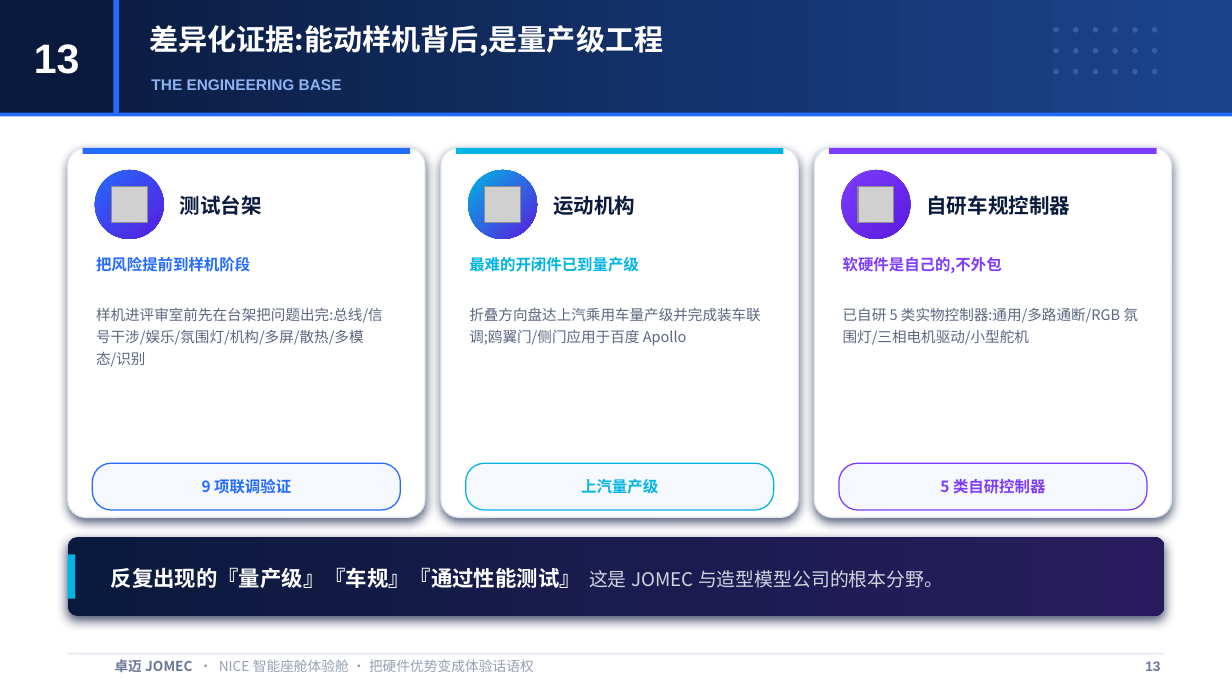
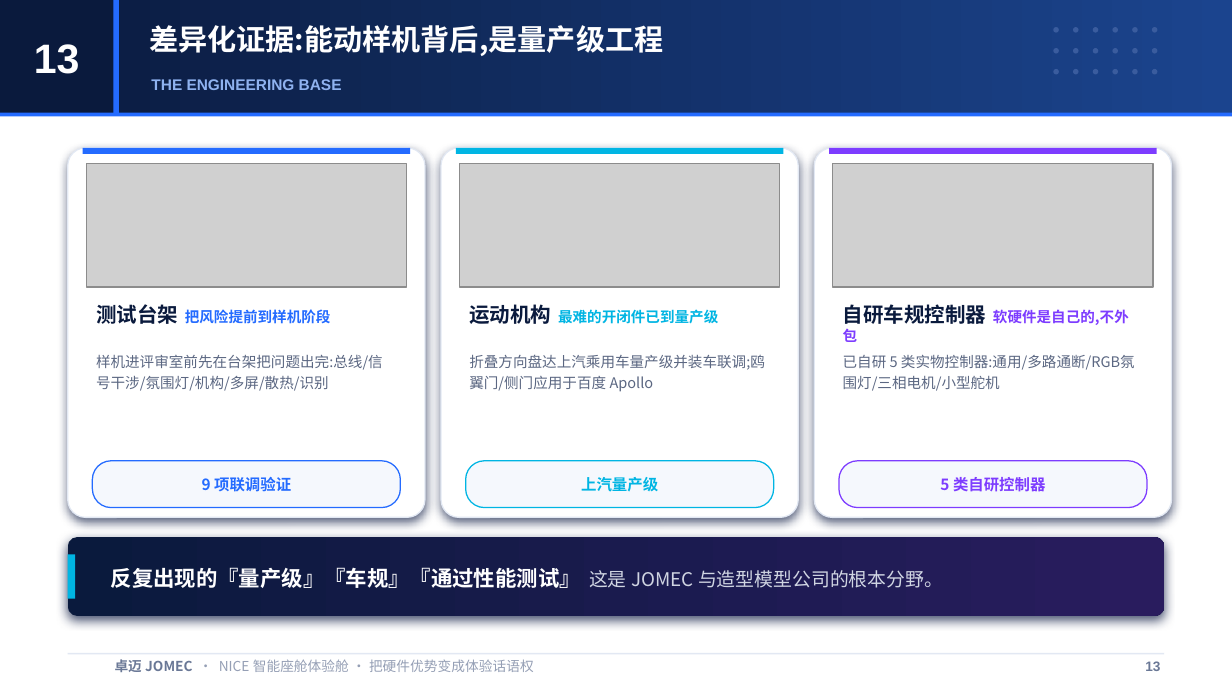
Before and after one commit to JOMECDESIGN/sales-proposal, a slide deck: slide 13 of NICE-智能座舱-售前方案-master-V2.pptx. Drawn at 1232x693 pixels with LibreOffice and Linux fonts; fonts in the diff are those of the drawing; grey boxes stand for pictures. Boxes give left, top, right and bottom in pixels: in the first picture for what was removed or moved away, otherwise in the second. Text is boxed around its words. In the diff, an @@ line names an element or a change of style, - is before the commit and + after.

```diff
--- a/NICE-智能座舱-售前方案-master-V2.pptx
+++ b/NICE-智能座舱-售前方案-master-V2.pptx
@@ picture added at bbox=[86, 164, 407, 287] @@
@@ ellipse removed at bbox=[95, 170, 164, 239] @@
@@ picture added at bbox=[460, 164, 780, 287] @@
@@ ellipse removed at bbox=[468, 170, 537, 239] @@
@@ picture added at bbox=[833, 164, 1153, 287] @@
@@ ellipse removed at bbox=[841, 170, 910, 239] @@
@@ picture removed at bbox=[111, 186, 147, 222] @@
@@ text removed at bbox=[180, 195, 262, 215] @@
-测试台架
@@ picture removed at bbox=[484, 186, 520, 222] @@
@@ text removed at bbox=[553, 195, 635, 215] @@
-运动机构
@@ picture removed at bbox=[857, 186, 893, 222] @@
@@ text removed at bbox=[926, 195, 1070, 215] @@
-自研车规控制器
@@ text at bbox=[96, 304, 331, 324]: text changed; size 9 to 8.5 pt @@
-把风险提前到样机阶段
+测试台架 把风险提前到样机阶段
@@ text at bbox=[469, 304, 718, 324]: text changed; size 9 to 8.5 pt @@
-最难的开闭件已到量产级
+运动机构 最难的开闭件已到量产级
@@ text at bbox=[843, 304, 1129, 342]: text changed; size 9 to 8.5 pt @@
-软硬件是自己的,不外包
+自研车规控制器 软硬件是自己的,不外包
@@ text at bbox=[96, 355, 383, 391]: text changed @@
-样机进评审室前先在台架把问题出完:总线/信号干涉/娱乐/氛围灯/机构/多屏/散热/多模态/识别
+样机进评审室前先在台架把问题出完:总线/信号干涉/氛围灯/机构/多屏/散热/识别
@@ text at bbox=[469, 354, 765, 392]: text changed @@
-折叠方向盘达上汽乘用车量产级并完成装车联调;鸥翼门/侧门应用于百度 Apollo
+折叠方向盘达上汽乘用车量产级并装车联调;鸥翼门/侧门应用于百度 Apollo
@@ text at bbox=[843, 355, 1135, 391]: text changed @@
-已自研 5 类实物控制器:通用/多路通断/RGB 氛围灯/三相电机驱动/小型舵机
+已自研 5 类实物控制器:通用/多路通断/RGB氛围灯/三相电机/小型舵机
```
Also in this commit, not shown: 1 other slide changed, 1 other file.
